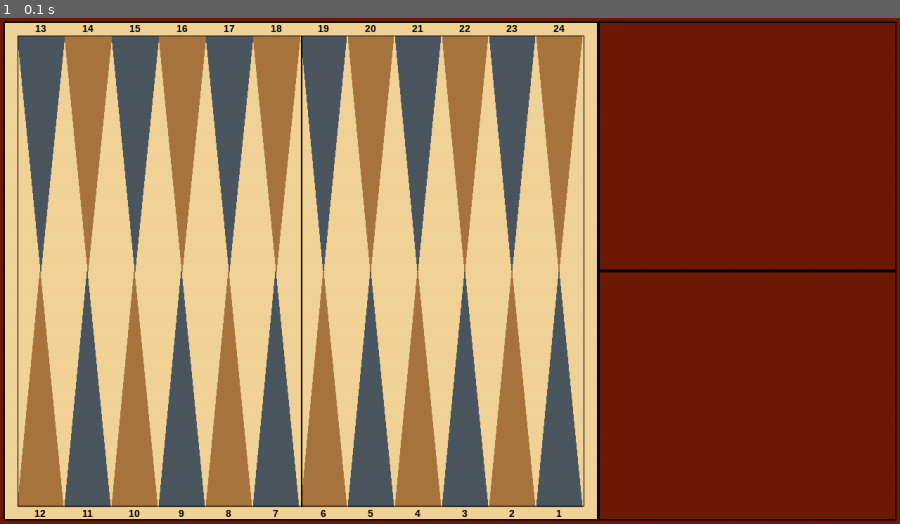
Above: before the commit, frame 1.
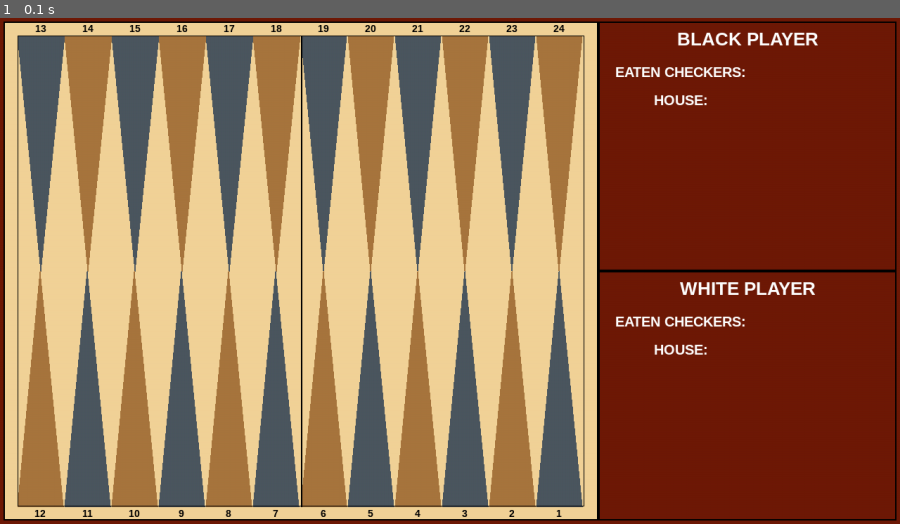
Above: after the commit, the same moment.

Repository: um-computacion/computacion-2025-backgammon-josefinaPorolli
Game: pygame game, started from pygame_ui/game_interface.py
Same seed, same stepped clock (60 frames per second), same inputs: the game is played once before the commit and once after it.
Inputs:
- Up to frame 1 (0.1 s): no input

The runs differ from the first frame. In frame 1, 1.1% of the frame differs, in the area x 68-91%, y 2-67%.

Commit message:
Pygame: player controls

Diff:
--- a/pygame_ui/game_interface.py
+++ b/pygame_ui/game_interface.py
@@ -205,6 +205,41 @@
     # Inner board border
     pygame.draw.rect(screen, BLACK, board_inner, 1)
 
+    # SQUARES FOR CONTROLS IN THE RIGHT SQUARE
+    font = pygame.font.SysFont('Arial', 26, bold=True) # Set the font
+
+    # Black player control
+    black_text = font.render("BLACK PLAYER", True, WHITE)
+    black_text_rect = black_text.get_rect(centerx=black_player_control.centerx, top=black_player_control.top + 10)
+    screen.blit(black_text, black_text_rect)
+
+    font = pygame.font.SysFont('Arial', 20, bold=True) # Set the font
+
+    black_eaten_text = font.render("EATEN CHECKERS: ", True, WHITE)
+    black_eaten_text_rect = black_eaten_text.get_rect(centerx=black_player_control.left + 120, top=black_player_control.top + 60)
+    screen.blit(black_eaten_text, black_eaten_text_rect)
+
+    black_eaten_text = font.render("HOUSE: ", True, WHITE)
+    black_eaten_text_rect = black_eaten_text.get_rect(centerx=black_player_control.left + 120, top=black_player_control.top + 100)
+    screen.blit(black_eaten_text, black_eaten_text_rect)
+
+    font = pygame.font.SysFont('Arial', 26, bold=True) # Set the font
+
+    # White player control
+    white_text = font.render("WHITE PLAYER", True, WHITE)
+    white_text_rect = white_text.get_rect(centerx=white_player_control.centerx, top=white_player_control.top + 10)
+    screen.blit(white_text, white_text_rect)
+
+    font = pygame.font.SysFont('Arial', 20, bold=True) # Set the font
+
+    white_eaten_text = font.render("EATEN CHECKERS: ", True, WHITE)
+    white_eaten_text_rect = white_eaten_text.get_rect(centerx=white_player_control.left + 120, top=white_player_control.top + 60)
+    screen.blit(white_eaten_text, white_eaten_text_rect)
+
+    white_house_text = font.render("HOUSE: ", True, WHITE)
+    white_house_text_rect = white_house_text.get_rect(centerx=white_player_control.left + 120, top=white_player_control.top + 100)
+    screen.blit(white_house_text, white_house_text_rect)
+
     # Update the screen
     pygame.display.flip()
 
